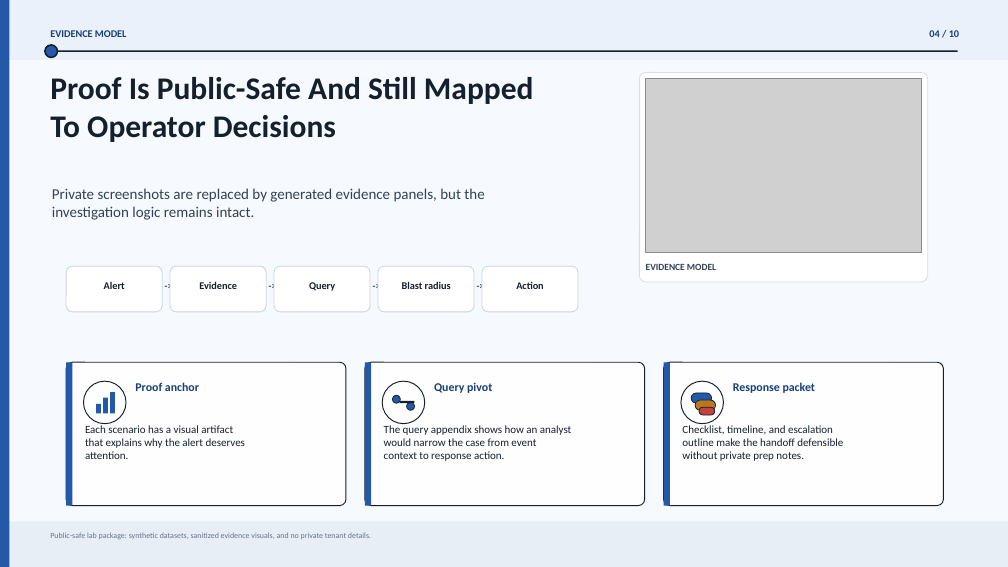
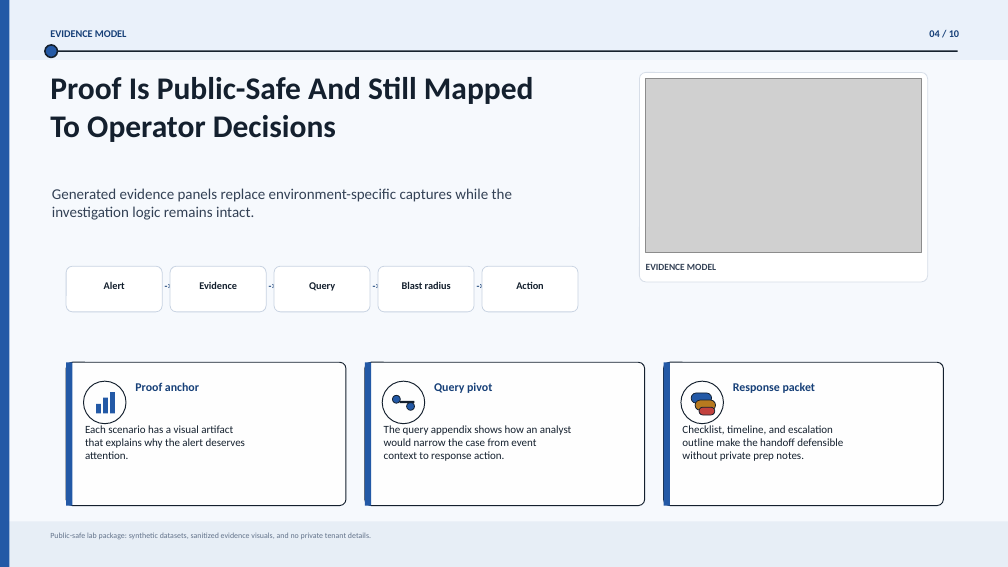
Before and after one commit to Kalla-Bhanu/CloudSec-SOC-Detection-Lab, a slide deck: slide 4 of docs/deck/cloudsec-soc-detection-lab.pptx. Drawn at 1008x567 pixels with LibreOffice and Linux fonts; fonts in the diff are those of the drawing; grey boxes stand for pictures. Boxes give left, top, right and bottom in pixels: in the first picture for what was removed or moved away, otherwise in the second. Text is boxed around its words. In the diff, an @@ line names an element or a change of style, - is before the commit and + after.

Commit message:
Sanitize public deck wording

```diff
--- a/docs/deck/cloudsec-soc-detection-lab.pptx
+++ b/docs/deck/cloudsec-soc-detection-lab.pptx
@@ text at (x1=52, y1=188, x2=512, y2=220): text changed @@
-Private screenshots are replaced by generated evidence panels, but the investigation logic remains intact.
+Generated evidence panels replace environment-specific captures while the investigation logic remains intact.
```
Also in this commit, not shown: 1 other slide changed.
